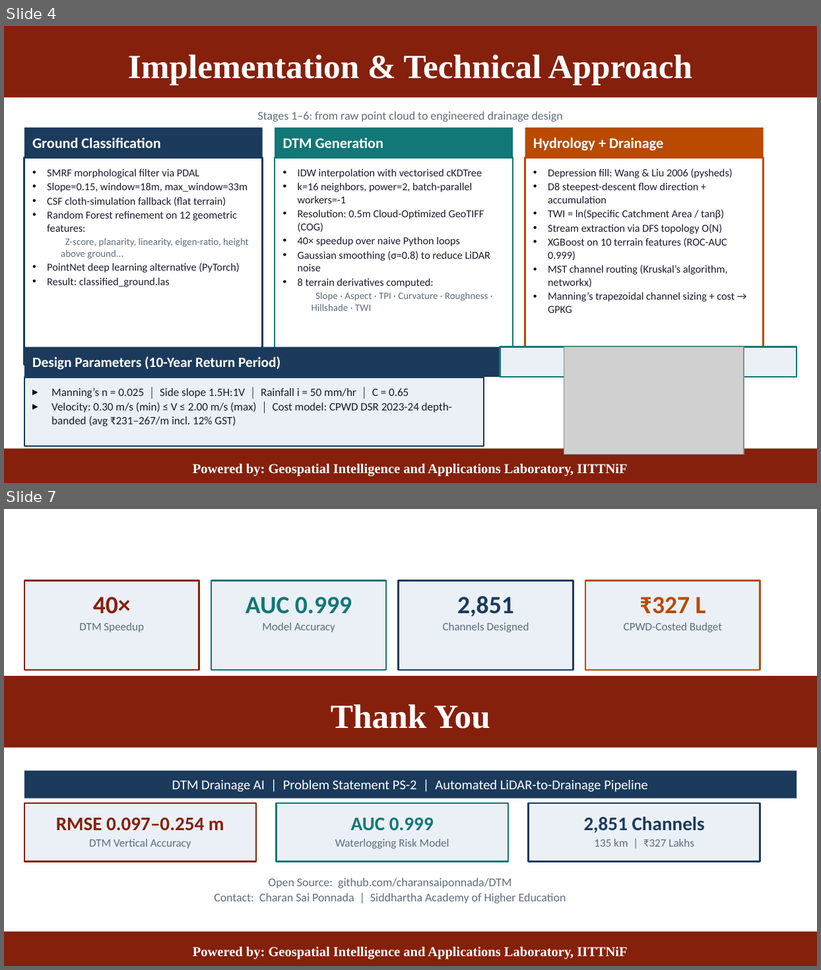
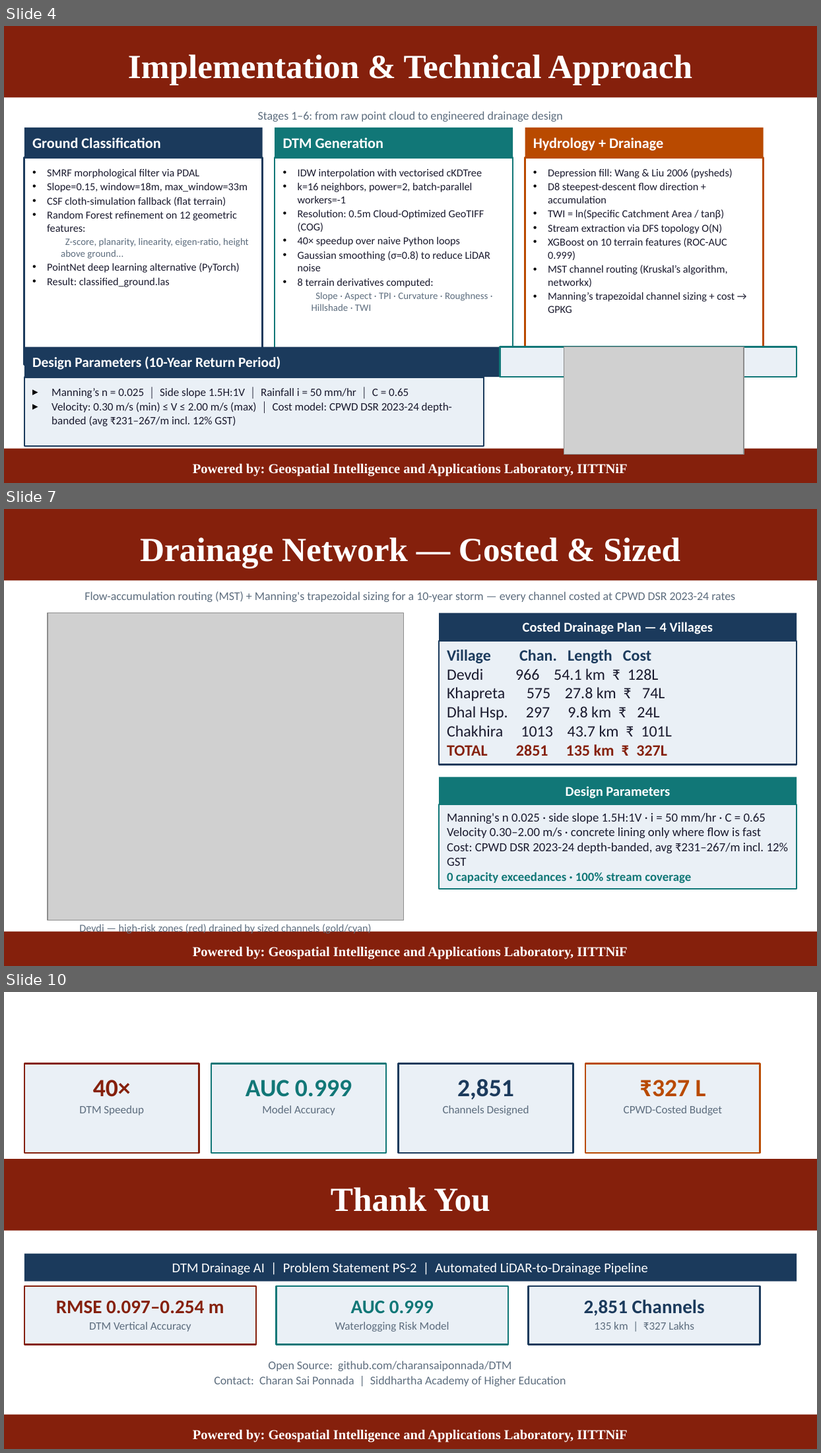
Before and after one commit to charansaiponnada/DTM, a slide deck: DTM_Hackathon_Final.pptx. Shown one above the other, each under a label of ours: slides 4 and 7 before the commit, slides 4, 7 and 10 after it; the slides between them are not shown. The pictures are 821x970 and 821x1453 pixels, drawn with LibreOffice and Linux fonts; fonts in the diff are those of the drawing; grey boxes stand for pictures. Boxes give left, top, right and bottom in pixels: in the first picture for what was removed or moved away, otherwise in the second. Text is boxed around its words. In the diff, an @@ line names an element or a change of style, - is before the commit and + after.

```diff
--- a/DTM_Hackathon_Final.pptx
+++ b/DTM_Hackathon_Final.pptx
@@ slide 7 added at bbox=[4, 509, 817, 966], background #FFFFFF @@
@@ title added at bbox=[4, 509, 817, 580], fill #85200C, 30 pt, text #FFFFFF, bold @@
+Drainage Network — Costed & Sized
@@ text added at bbox=[85, 591, 735, 602], 10.5 pt, text #5D6D7E @@
+Flow-accumulation routing (MST) + Manning's trapezoidal sizing for a 10-year storm — every channel costed at CPWD DSR 2023-24 rates
@@ picture added at bbox=[48, 613, 404, 920] @@
@@ rectangle added at bbox=[439, 613, 797, 641], fill #1B3A5C, 12 pt, text #FFFFFF, bold @@
+Costed Drainage Plan — 4 Villages
@@ rectangle added at bbox=[439, 641, 797, 765], fill #EAF0F6, outline #1B3A5C 1.2 pt, 14 pt, text #1A1A2E @@
+Village Chan. Length Cost
+Devdi 966 54.1 km ₹ 128L
+Khapreta 575 27.8 km ₹ 74L
+Dhal Hsp. 297 9.8 km ₹ 24L
+Chakhira 1013 43.7 km ₹ 101L
+TOTAL 2851 135 km ₹ 327L
@@ rectangle added at bbox=[439, 778, 797, 805], fill #117777, 12 pt, text #FFFFFF, bold @@
+Design Parameters
@@ rectangle added at bbox=[439, 805, 797, 890], fill #EAF0F6, outline #117777 1.2 pt, 11 pt, text #1A1A2E @@
+Manning's n 0.025 · side slope 1.5H:1V · i = 50 mm/hr · C = 0.65
+Velocity 0.30–2.00 m/s · concrete lining only where flow is fast
+Cost: CPWD DSR 2023-24 depth-banded, avg ₹231–267/m incl. 12% GST
+0 capacity exceedances · 100% stream coverage
@@ text added at bbox=[79, 923, 371, 935], 9.5 pt, text #5D6D7E @@
+Devdi — high-risk zones (red) drained by sized channels (gold/cyan)
@@ title added at bbox=[4, 932, 817, 966], fill #85200C, 12 pt, text #FFFFFF, bold @@
+Powered by: Geospatial Intelligence and Applications Laboratory, IITTNiF
@@ what was slide 7 is now slide 10 @@
```
Also in this commit, not shown: 5 slides changed, 2 other slides added, 6 other files.
